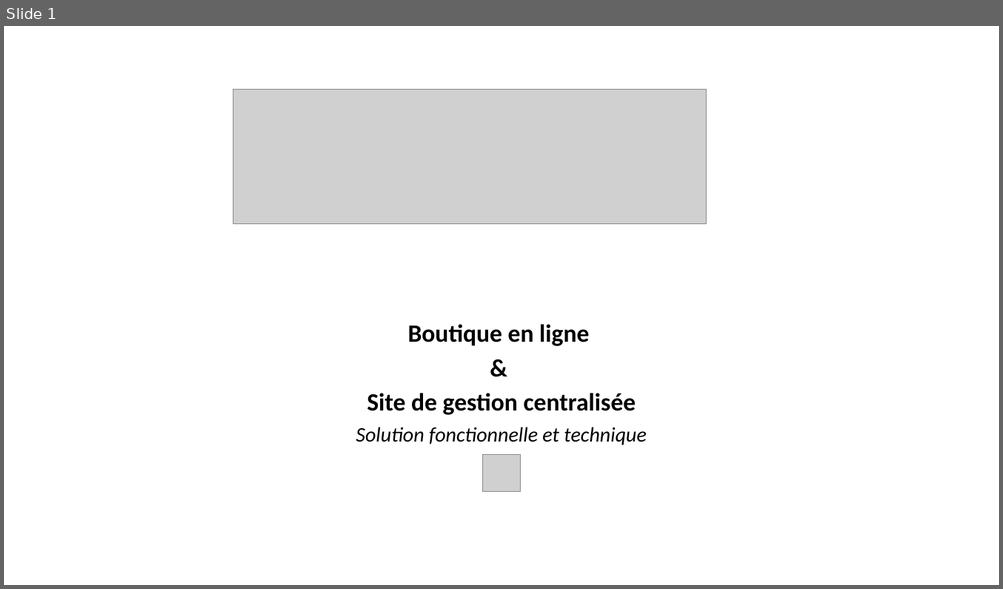
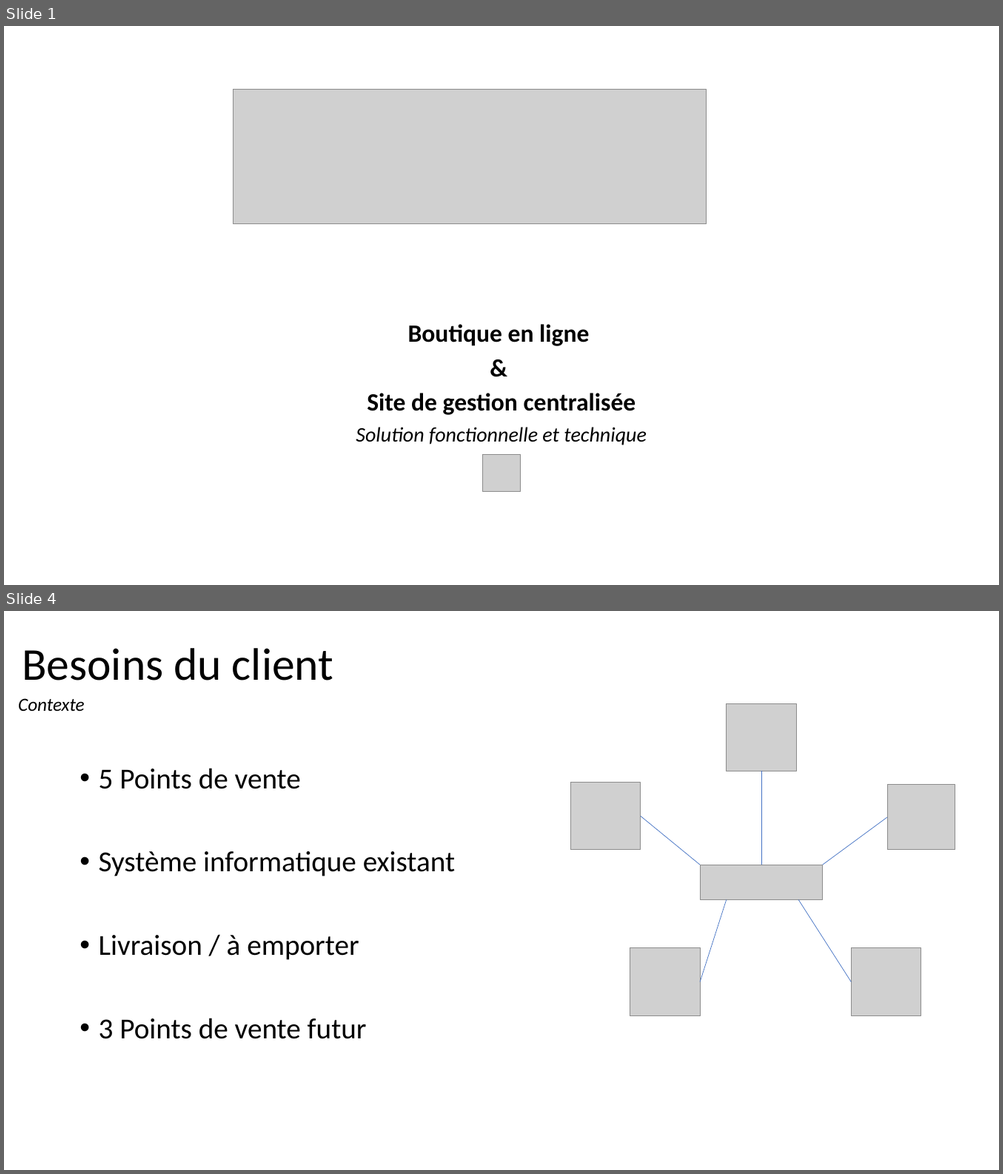
Before and after one commit to StephenAOGOLO/P4_Analysez_les_besoins, a slide deck: Projet_4_Solution_fonctionnelle_et_technique.pptx. Shown one above the other, each under a label of ours: slide 1 before the commit, slides 1 and 4 after it; the slides between them are not shown. The pictures are 1003x589 and 1003x1174 pixels, drawn with LibreOffice and Linux fonts; fonts in the diff are those of the drawing; grey boxes stand for pictures. Boxes give left, top, right and bottom in pixels: in the first picture for what was removed or moved away, otherwise in the second. Text is boxed around its words. In the diff, an @@ line names an element or a change of style, - is before the commit and + after.

```diff
--- a/Projet_4_Solution_fonctionnelle_et_technique.pptx
+++ b/Projet_4_Solution_fonctionnelle_et_technique.pptx
@@ slide 4 added at box(4, 611, 999, 1170), background #FFFFFF @@
@@ title added at box(22, 648, 333, 681), 44 pt, text #000000 @@
+Besoins du client
@@ text added at box(18, 698, 85, 711), 18 pt, text #000000, italic @@
+Contexte
@@ text added at box(99, 768, 455, 1039), 28 pt, text #000000 @@
+• 5 Points de vente
+• Système informatique existant
+• Livraison / à emporter
+• 3 Points de vente futur
@@ group added at box(570, 703, 956, 1015): 6 pictures, 5 lines @@
```
Also in this commit, not shown: 1 slide changed, 16 other slides added.
